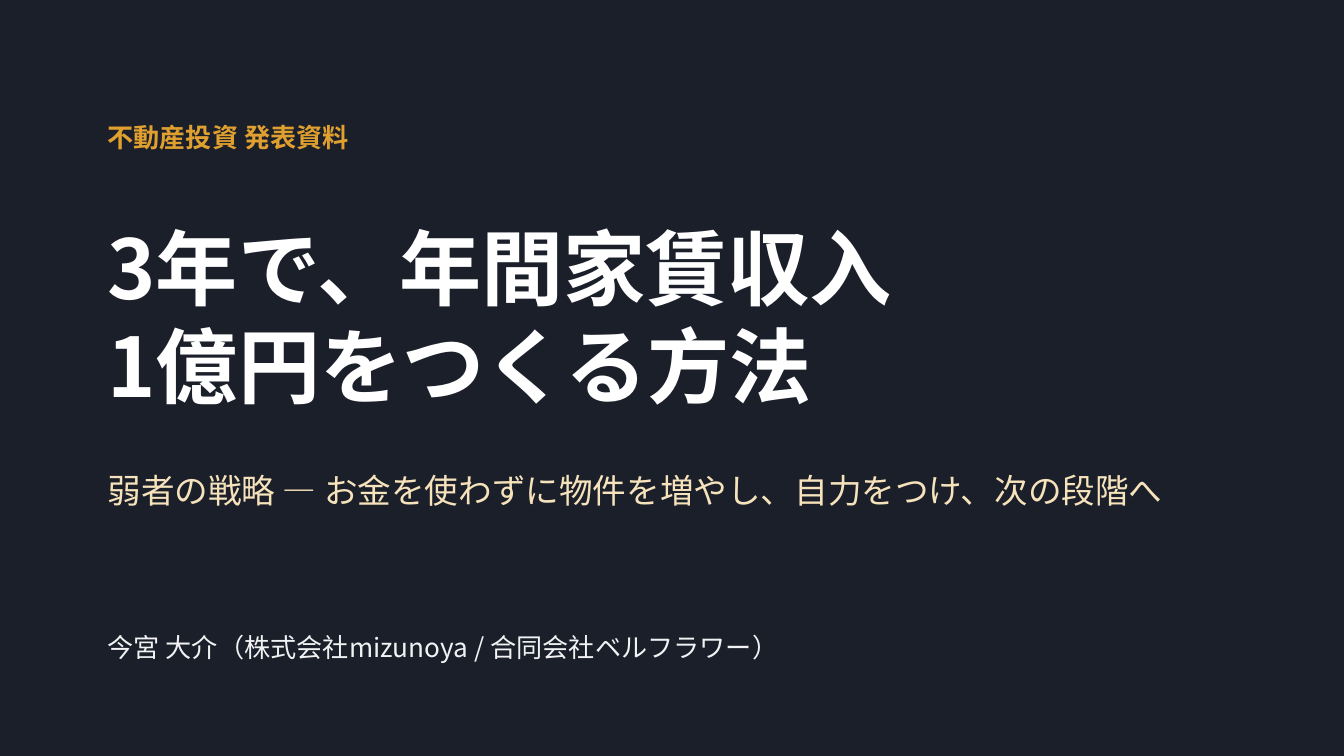
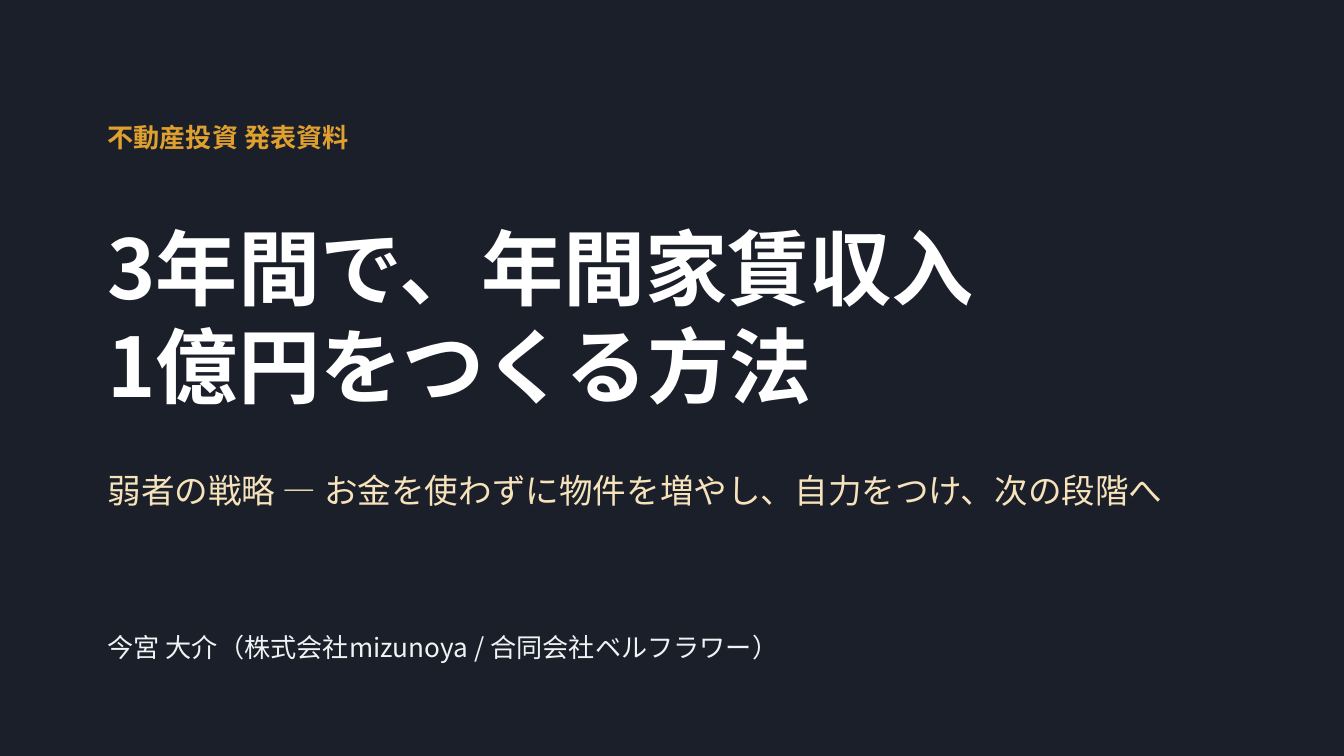
Before and after one commit to daisuke2009/avatars1, a slide deck: slide 1 of presentations/20261023_弱者の戦略_発表資料.pptx. Drawn at 1344x756 pixels with LibreOffice and Linux fonts; fonts in the diff are those of the drawing. Boxes give left, top, right and bottom in pixels: in the first picture for what was removed or moved away, otherwise in the second. Text is boxed around its words. In the diff, an @@ line names an element or a change of style, - is before the commit and + after.

```diff
--- a/presentations/20261023_弱者の戦略_発表資料.pptx
+++ b/presentations/20261023_弱者の戦略_発表資料.pptx
@@ text at (x1=107, y1=228, x2=974, y2=307): text changed @@
-3年で、年間家賃収入
+3年間で、年間家賃収入
```
Also in this commit, not shown: 3 other slides changed, 2 slides added, 1 slide removed.
